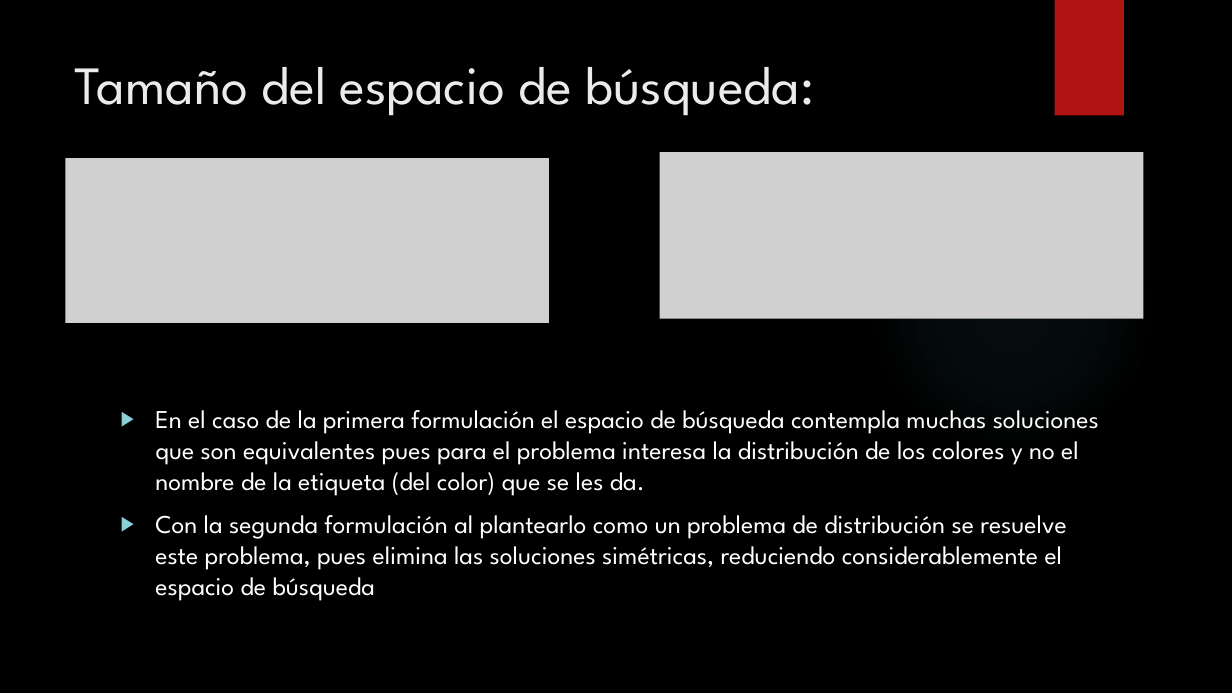
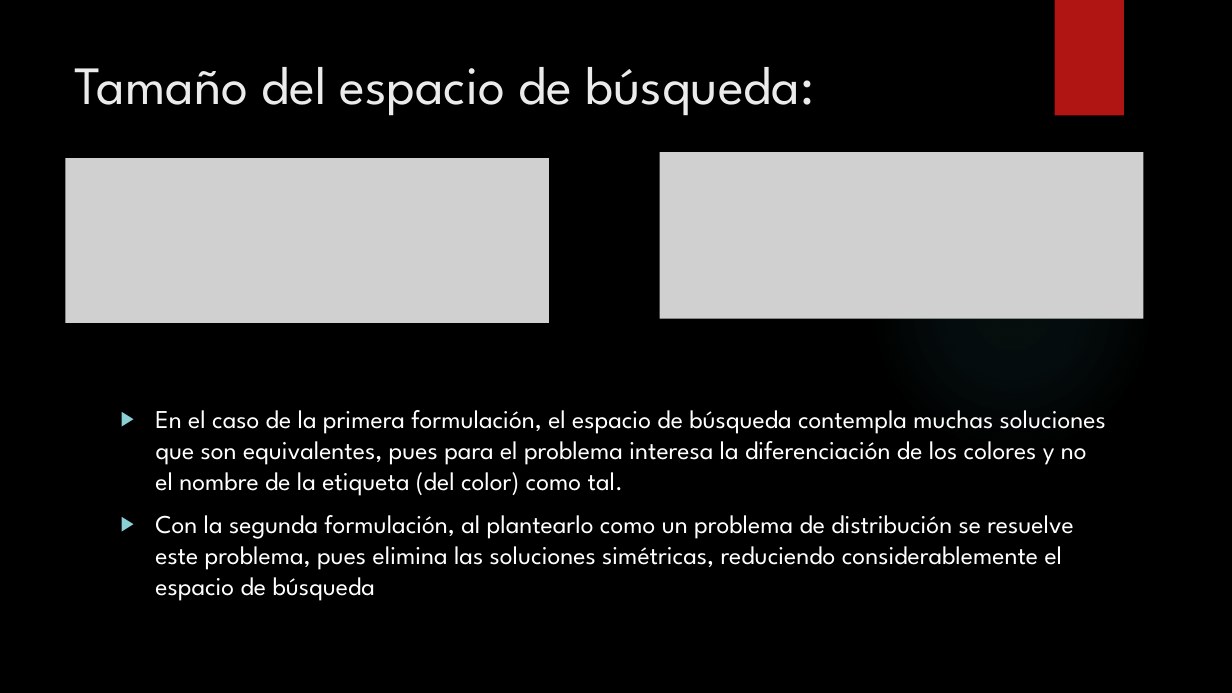
Before and after one commit to Velazco1997/GraphColoring, a slide deck: slide 10 of documentation/Metaheurística Tarea 1 arreglos.pptx. Drawn at 1232x693 pixels with LibreOffice and Linux fonts; fonts in the diff are those of the drawing; grey boxes stand for pictures; background and template pictures are left out. Boxes give left, top, right and bottom in pixels: in the first picture for what was removed or moved away, otherwise in the second. Text is boxed around its words. In the diff, an @@ line names an element or a change of style, - is before the commit and + after.

```diff
--- a/documentation/Metaheurística Tarea 1 arreglos.pptx
+++ b/documentation/Metaheurística Tarea 1 arreglos.pptx
@@ text at box(155, 410, 1106, 601): text changed @@
-▶ En el caso de la primera formulación el espacio de búsqueda contempla muchas soluciones que son equivalentes pues para el problema interesa la distribución de los colores y no el nombre de la etiqueta (del color) que se les da.
-▶ Con la segunda formulación al plantearlo como un problema de distribución se resuelve este problema, pues elimina las soluciones simétricas, reduciendo considerablemente el espacio de búsqueda
+▶ En el caso de la primera formulación, el espacio de búsqueda contempla muchas soluciones que son equivalentes, pues para el problema interesa la diferenciación de los colores y no el nombre de la etiqueta (del color) como tal.
+▶ Con la segunda formulación, al plantearlo como un problema de distribución se resuelve este problema, pues elimina las soluciones simétricas, reduciendo considerablemente el espacio de búsqueda
```
Also in this commit, not shown: 2 slides added, 1 other file.
